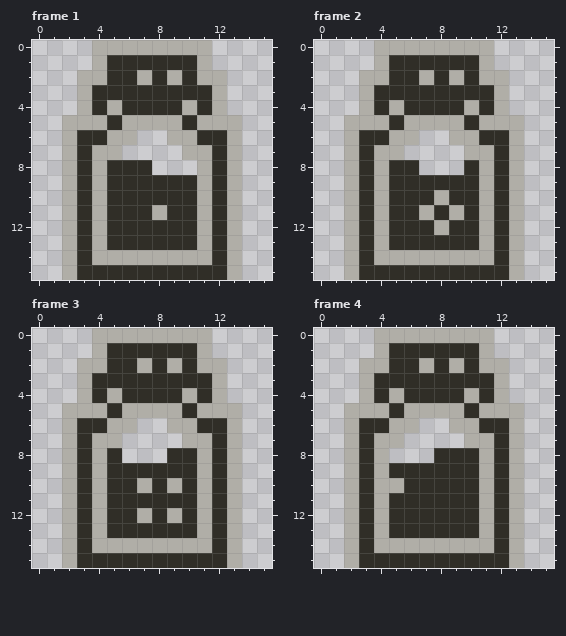
Two states of a pixel-art file, support/pickups/manapotion-table-16-16.aseprite. Above is the file before it was changed.
16x16 pixels, 11 frames. Shown: frame 1, frame 2, frame 3, frame 4. The commit also changed other frames, which this record leaves out.
New version:
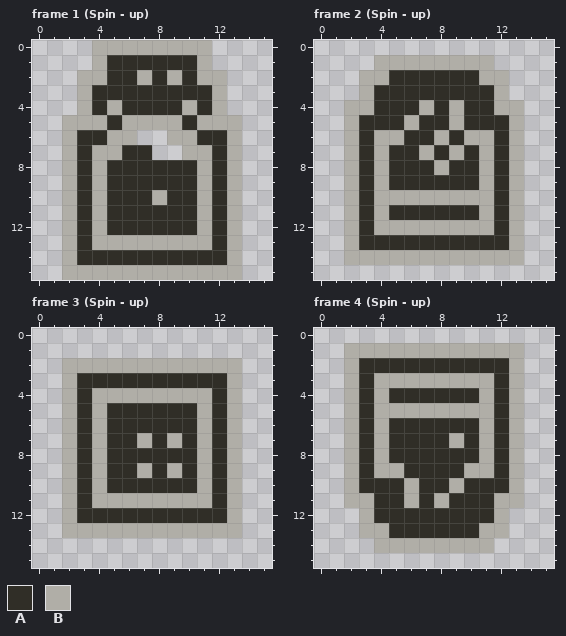
Palette (. is transparent): A #302e27  B #b0aea7
From the commit log: Added Potion Spin States and Handling Pickup Class
Diff:
layer "Playdate" added
layer "Layer 1" removed
Frame 1 (Spin - up), layer "Playdate":
The edit adds colour A in row 7 at x 6 to 7; in row 8 at x 8 to 10.
Colour B gives way to colour A in row 11 at x 8; in row 14 at x 4 to 11.
Colour A gives way to colour B in row 10 at x 8; in row 13 at x 5 to 10; in row 15 at x 3 to 12.
Frame 2 (Spin - up):
The edit adds colour A in row 6 at x 7; in row 7 at x 6 and 8; in row 8 at x 7 and 9.
Colour B gives way to colour A in row 2 at x 7 and 9; in row 4 at x 5 and 10; in row 5 at x 3 to 4, 7 to 8 and 11 to 12; in row 6 at x 6 and 9; in row 7 at x 5 and 10; in row 11 at x 7 and 9.
Colour B gives way to colour A in row 13 at x 4 and 11.
The edit adds colour B in row 4 at x 2 and 13; in row 6 at x 8; in row 7 at x 7 and 9; in row 8 at x 8.
Colour A gives way to colour B in row 1 at x 5 to 10; in row 4 at x 7 and 9; in row 6 at x 4 and 11; in row 10 at x 5 to 7 and 9 to 10; in row 12 at x 5 to 7 and 9 to 10; in row 14 at x 3 and 12.
Colour A is gone in row 15 at x 3 to 12.
Colour B is gone in row 0 at x 4 to 11; in row 15 at x 2 and 13.
Frame 3 (Spin - up):
The edit adds colour A in row 6 at x 7 to 8; in row 7 at x 6 and 8; in row 8 at x 6 to 8.
Colour B gives way to colour A in rows 3 to 4 at x 3 and 12; in row 5 at x 3, 6 to 9 and 12; in row 6 at x 5 to 6 and 9 to 10; in row 7 at x 5 and 10; in row 10 at x 7 and 9; in row 12 at x 4, 7, 9 and 11.
The edit adds colour B in rows 2 to 4 at x 2 and 13; in row 7 at x 7 and 9.
Colour A gives way to colour B in row 2 at x 5 to 6, 8 and 10; in row 4 at x 4, 6 to 9 and 11; in row 6 at x 4 and 11; in row 9 at x 7 and 9; in row 11 at x 5 to 10; in row 13 at x 3, 5 to 10 and 12.
Colour A is gone in row 1 at x 5 to 10; in row 14 at x 3 and 12; in row 15 at x 3 to 12.
Colour B is gone in row 0 at x 4 to 11; in row 1 at x 4 and 11; in row 14 at x 2, 4 to 11 and 13; in row 15 at x 2 and 13.
Frame 4 (Spin - up):
The edit adds colour A in row 6 at x 7 to 8; in row 7 at x 6 to 8; in row 8 at x 5 to 7.
Colour B gives way to colour A in row 2 at x 3 to 4, 7, 9 and 11 to 12; in row 3 at x 3 and 12; in row 4 at x 3, 5, 10 and 12; in row 5 at x 3 and 12; in row 6 at x 5 to 6 and 9 to 10; in row 7 at x 5 and 10.
Colour B gives way to colour A in row 10 at x 4 to 5 and 11; in rows 11 to 12 at x 4 and 11.
The edit adds colour B in row 1 at x 2 to 3 and 12 to 13; in rows 2 to 4 at x 2 and 13; in row 7 at x 9.
Colour A gives way to colour B in row 1 at x 5 to 10; in row 3 at x 4 to 11; in row 4 at x 4 and 11; in row 5 at x 5 and 10; in row 6 at x 4 and 11; in row 9 at x 5 and 10.
Colour A gives way to colour B in row 10 at x 6 and 9; in row 11 at x 3, 6, 8 and 12; in rows 12 to 13 at x 3 and 12.
Colour A is gone in row 14 at x 3 and 12; in row 15 at x 3 to 12.
Colour B is gone in row 0 at x 4 to 11; in rows 12 to 15 at x 2 and 13.
Where, in picture pixels (left, top, right, bottom), the same in both pictures:
changed: (77, 145, 227, 280)
changed: (344, 40, 524, 280)
changed: (62, 328, 242, 568)
changed: (344, 328, 524, 568)
